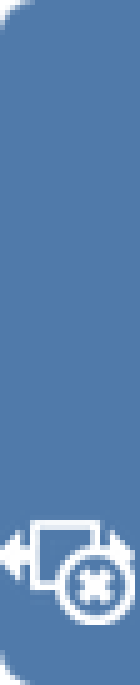
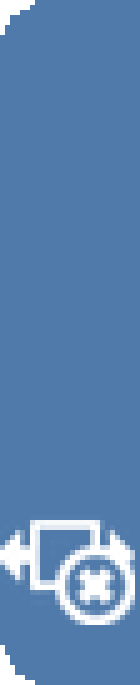
Layers edited between the first and the second 140x685 image:
painted on "Hintergrund (0ms)" over (0, 0, 35, 685)
